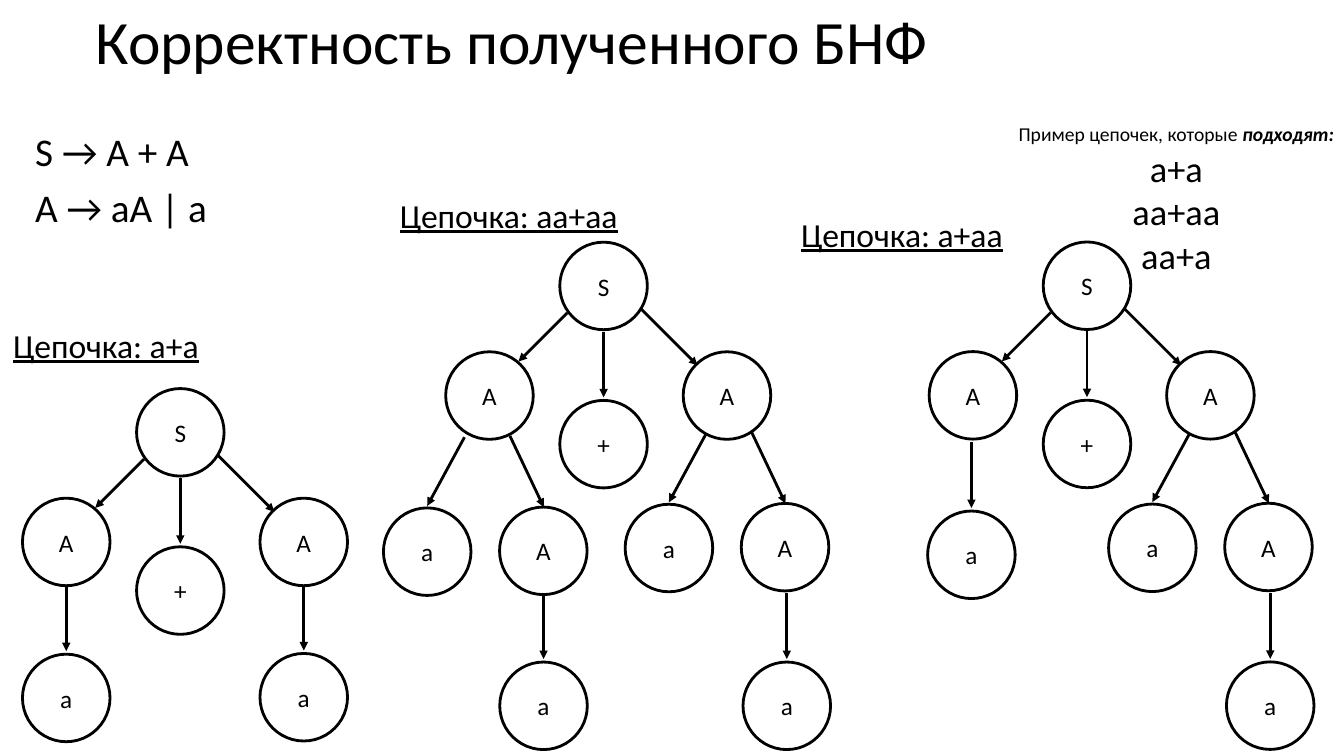
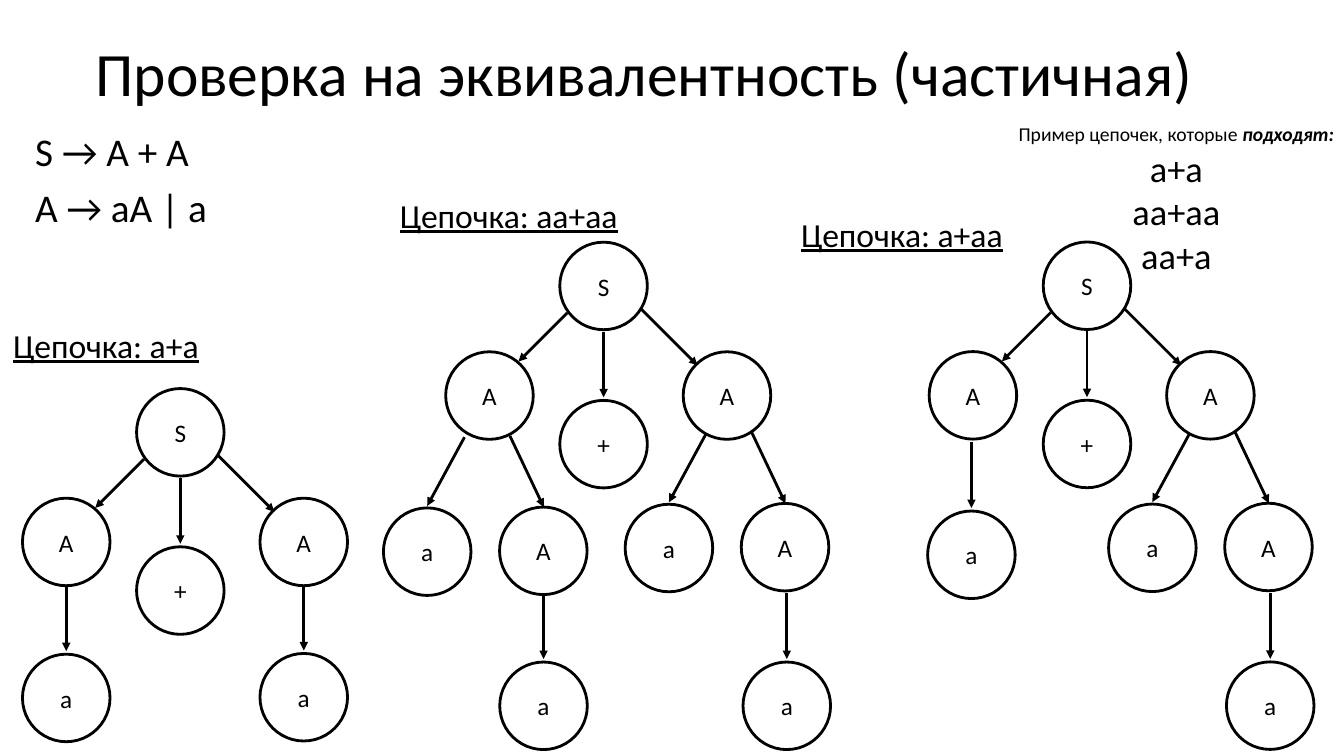
Before and after one commit to goddamnteam/korzun, a slide deck: slide 11 of task6.pptx (slide 8 before the commit). Drawn at 1344x756 pixels with LibreOffice and Linux fonts; fonts in the diff are those of the drawing. Boxes give left, top, right and bottom in pixels: in the first picture for what was removed or moved away, otherwise in the second. Text is boxed around its words. In the diff, an @@ line names an element or a change of style, - is before the commit and + after.

```diff
--- a/task6.pptx
+++ b/task6.pptx
@@ title removed at (x1=95, y1=22, x2=927, y2=74) @@
-Корректность полученного БНФ
@@ title added at (x1=95, y1=51, x2=1192, y2=106), 44 pt, text #000000 @@
+Проверка на эквивалентность (частичная)
```
Also in this commit, not shown: 7 other slides changed, 3 slides added.
